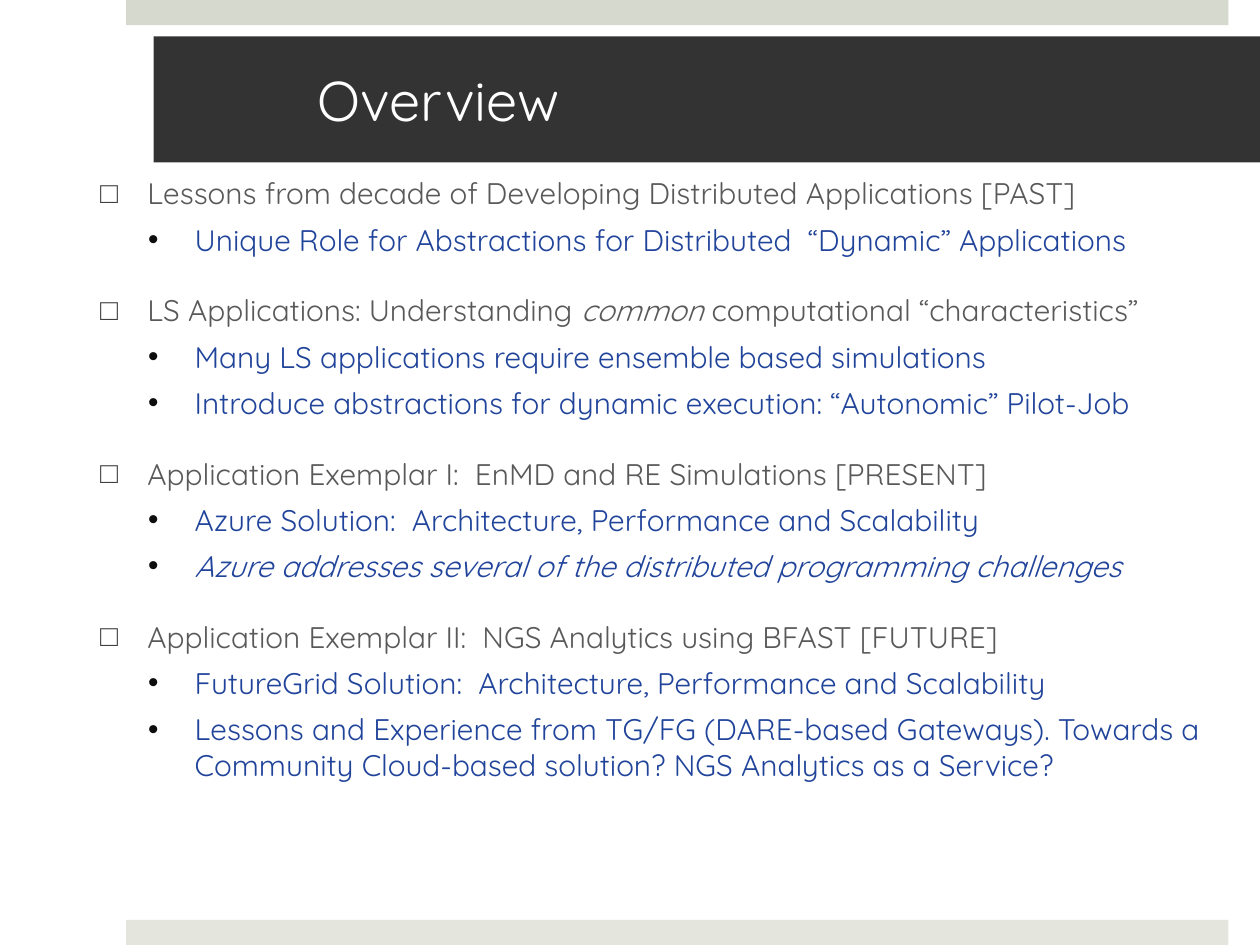
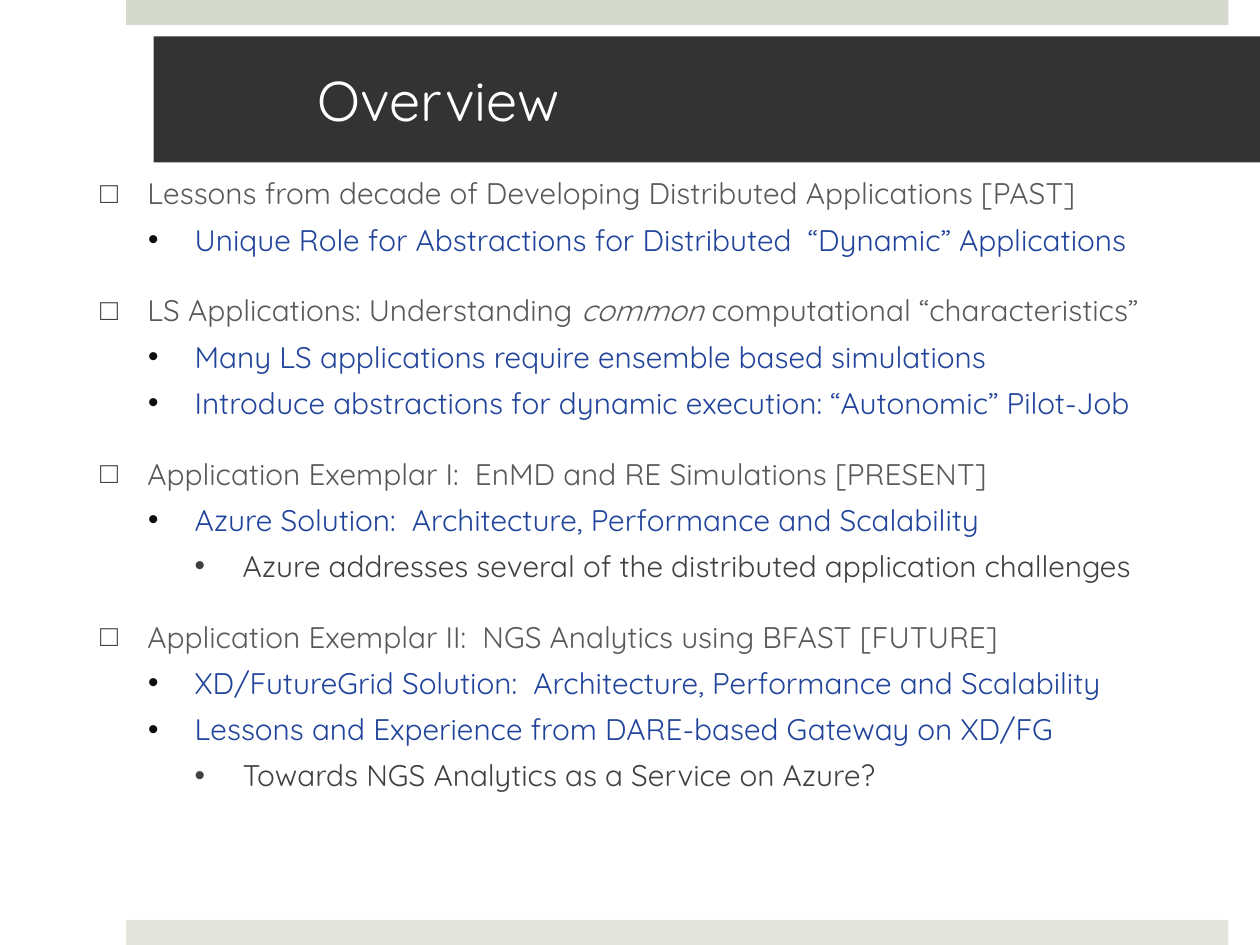
Before and after one commit to saga-project/saga-cpp-legacy-projects, a slide deck: slide 2 of saga-talks/abstractions_for_ls-microsoft.pptx. Drawn at 1260x945 pixels with LibreOffice and Linux fonts; fonts in the diff are those of the drawing; background and template pictures are left out. Boxes give left, top, right and bottom in pixels: in the first picture for what was removed or moved away, otherwise in the second. Text is boxed around its words. In the diff, an @@ line names an element or a change of style, - is before the commit and + after.

```diff
--- a/saga-talks/abstractions_for_ls-microsoft.pptx
+++ b/saga-talks/abstractions_for_ls-microsoft.pptx
@@ text at (243,555,1131,583): text changed; text colour #21449B to #404040; italic off @@
-  • Azure addresses several of the distributed programming challenges
+    • Azure addresses several of the distributed application challenges
@@ text at (195,670,1100,792): text changed @@
-  • FutureGrid Solution: Architecture, Performance and Scalability
-  • Lessons and Experience from TG/FG (DARE-based Gateways). Towards a Community Cloud-based solution? NGS Analytics as a Service?
+  • XD/FutureGrid Solution: Architecture, Performance and Scalability
+  • Lessons and Experience from DARE-based Gateway on XD/FG
+    • Towards NGS Analytics as a Service on Azure?
```
Also in this commit, not shown: 18 other slides changed.
